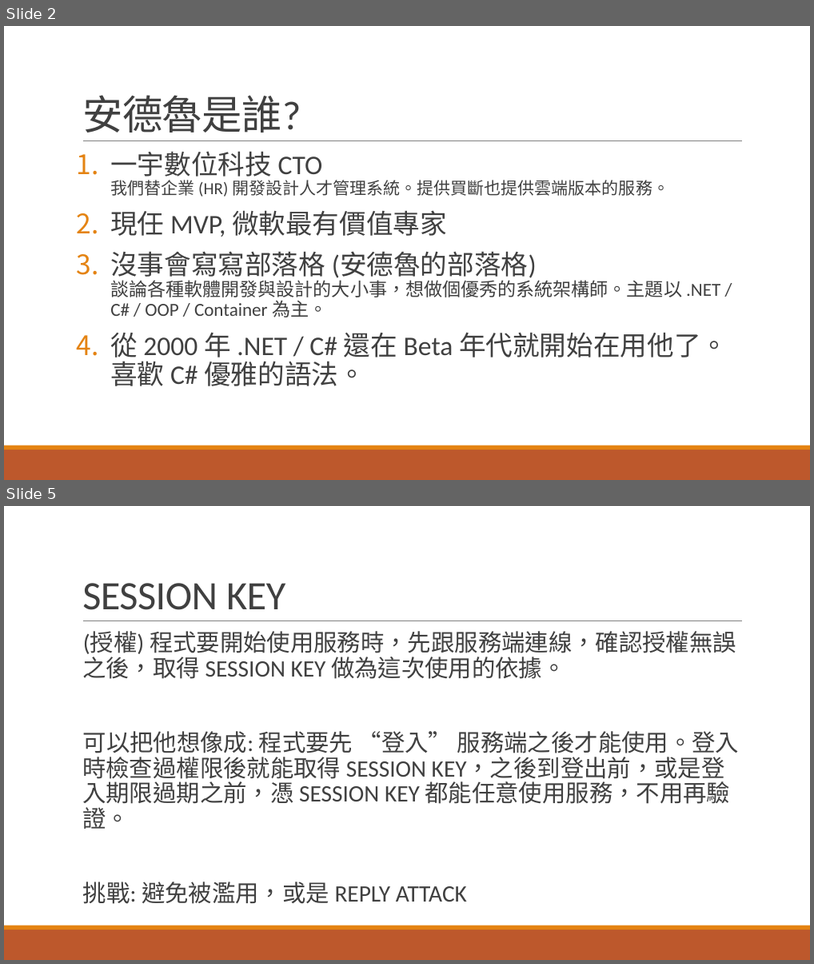
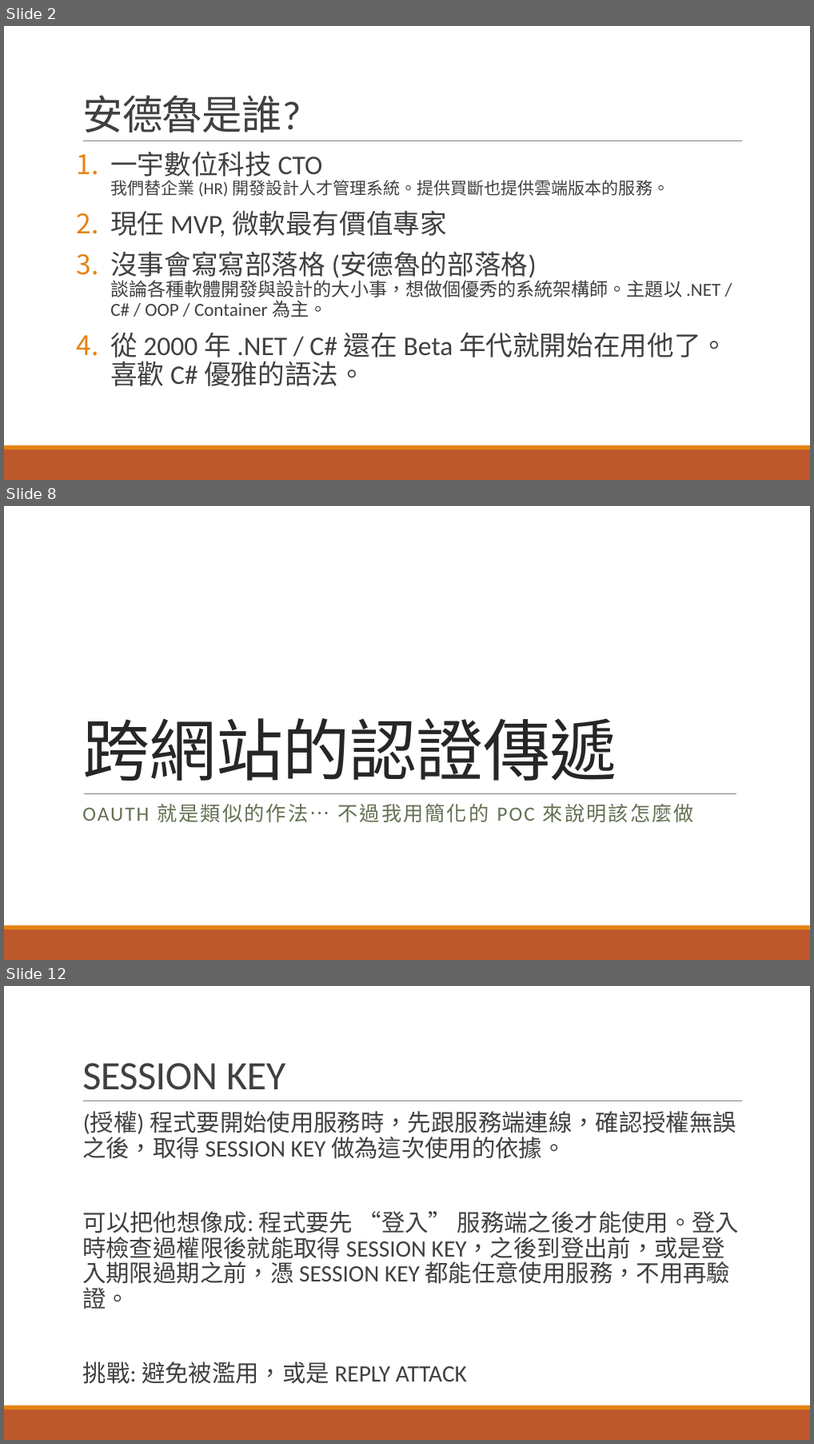
Before and after one commit to andrew0928/MeetUp.ApiTokenDemo, a slide deck: APITOKEN-DEMO.pptx. Shown one above the other, each under a label of ours: slides 2 and 5 before the commit, slides 2, 8 and 12 after it; the slides between them are not shown. The pictures are 814x964 and 814x1444 pixels, drawn with LibreOffice and Linux fonts; fonts in the diff are those of the drawing. Boxes give left, top, right and bottom in pixels: in the first picture for what was removed or moved away, otherwise in the second. Text is boxed around its words. In the diff, an @@ line names an element or a change of style, - is before the commit and + after.

```diff
--- a/APITOKEN-DEMO.pptx
+++ b/APITOKEN-DEMO.pptx
@@ slide 8 added at <box>4,506,810,960</box>, background #FFFFFF; not listed: 2 template elements that a slide beside it also shows @@
@@ title added at <box>82,718,617,780</box>, 80 pt, text #262626 @@
+跨網站的認證傳遞
@@ line added from (84, 793) to (738, 793), #808080 0.5 pt @@
@@ text added at <box>82,804,694,822</box>, 24 pt, text #637052 @@
+OAUTH 就是類似的作法… 不過我用簡化的 POC 來說明該怎麼做
@@ what was slide 5 is now slide 12 @@
```
Also in this commit, not shown: 7 slides changed, 3 other slides added, 1 slide removed, 13 other files.
